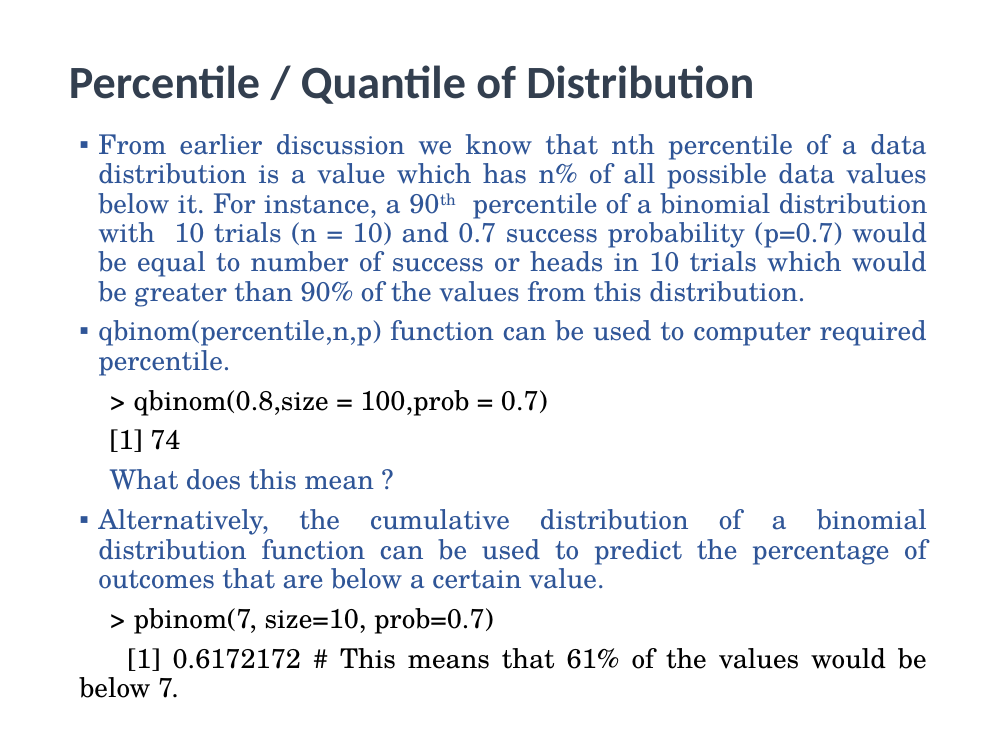
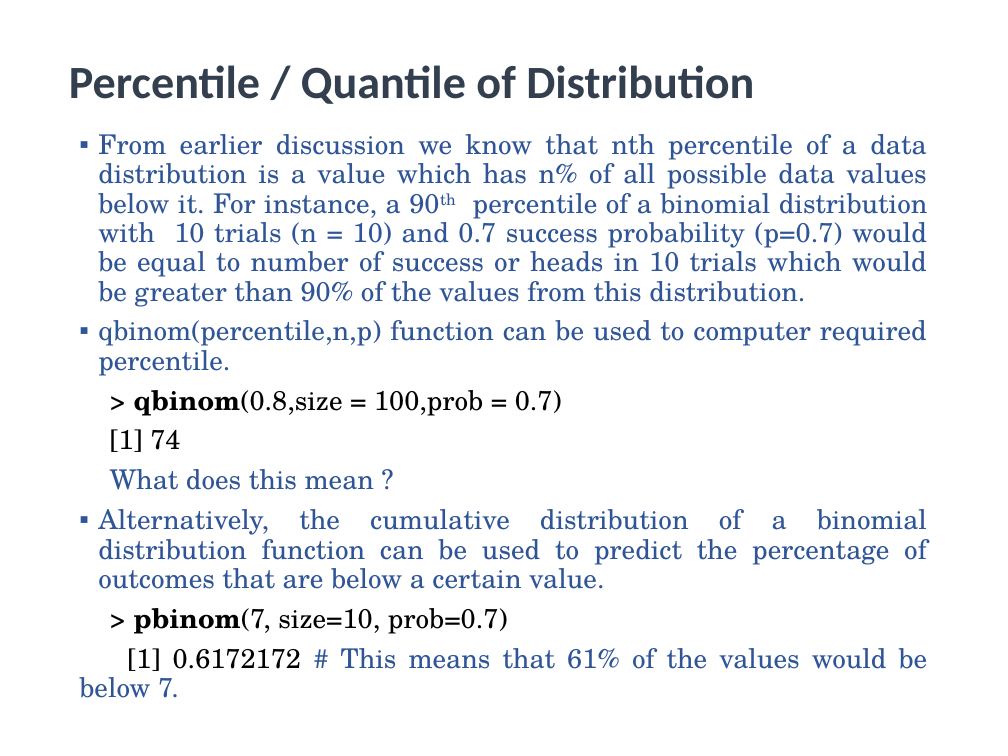
Before and after one commit to utkarshiiitm/Bootcamp-2, a slide deck: slide 32 of Boot Camp 2.pptx. Drawn at 1008x756 pixels with LibreOffice and Linux fonts; fonts in the diff are those of the drawing. Boxes give left, top, right and bottom in pixels: in the first picture for what was removed or moved away, otherwise in the second. Text is boxed around its words. In the diff, an @@ line names an element or a change of style, - is before the commit and + after.

```diff
--- a/Boot Camp 2.pptx
+++ b/Boot Camp 2.pptx
@@ text at (x1=127, y1=390, x2=928, y2=671): bold on in "qbinom(0.8,size", "pbinom(7,"; text colour #000000 to #2F5597 in "# This means that 61% of the ..." @@
```
Also in this commit, not shown: 17 other slides changed, 2 slides added.
